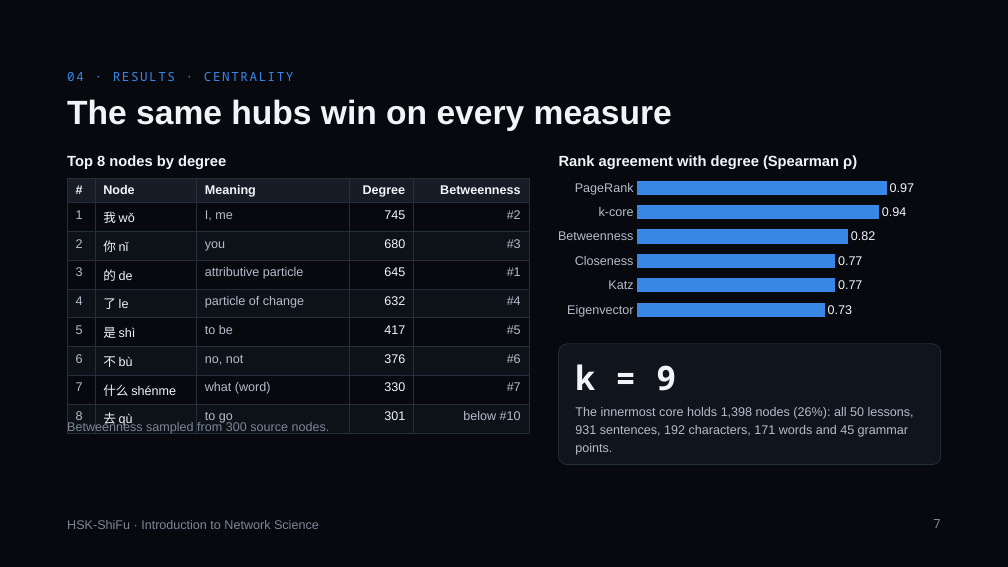
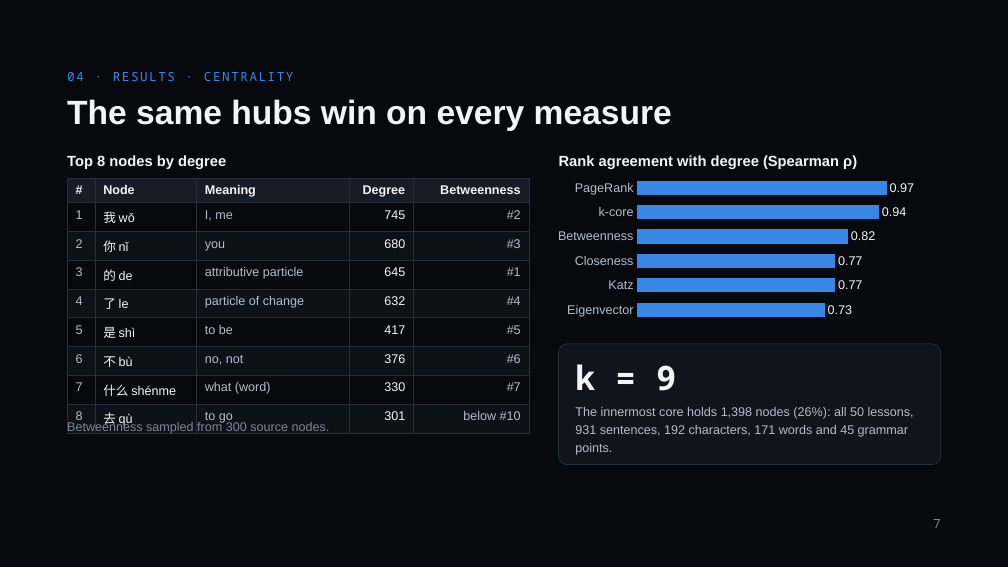
Before and after one commit to MSamiulHasnat/HSK-ShiFu, a slide deck: slide 7 of NetworkScience/CourseSubmissions/HSK-ShiFu_Network_Science_Final_Presentation.pptx. Drawn at 1008x567 pixels with LibreOffice and Linux fonts; fonts in the diff are those of the drawing. Boxes give left, top, right and bottom in pixels: in the first picture for what was removed or moved away, otherwise in the second. Text is boxed around its words. In the diff, an @@ line names an element or a change of style, - is before the commit and + after.

```diff
--- a/NetworkScience/CourseSubmissions/HSK-ShiFu_Network_Science_Final_Presentation.pptx
+++ b/NetworkScience/CourseSubmissions/HSK-ShiFu_Network_Science_Final_Presentation.pptx
@@ text removed at (x1=67, y1=520, x2=319, y2=529) @@
-HSK-ShiFu · Introduction to Network Science
@@ rectangle added at (x1=67, y1=516, x2=325, y2=534), fill #07090E @@
```
Also in this commit, not shown: 8 other slides changed, 1 slide removed, 4 other files.
